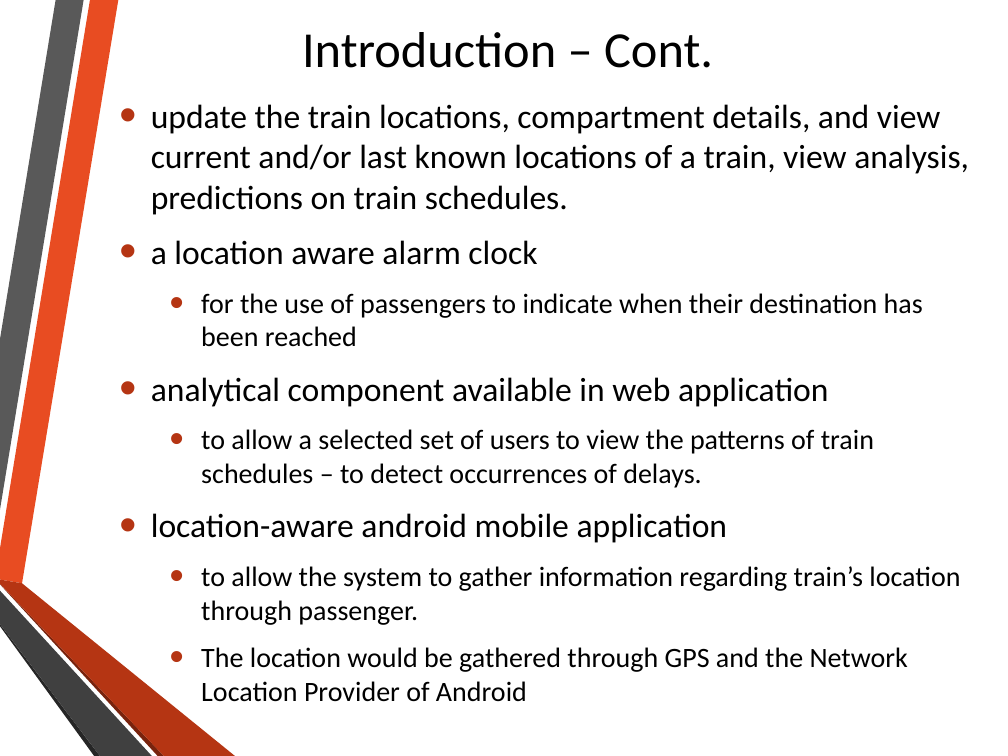
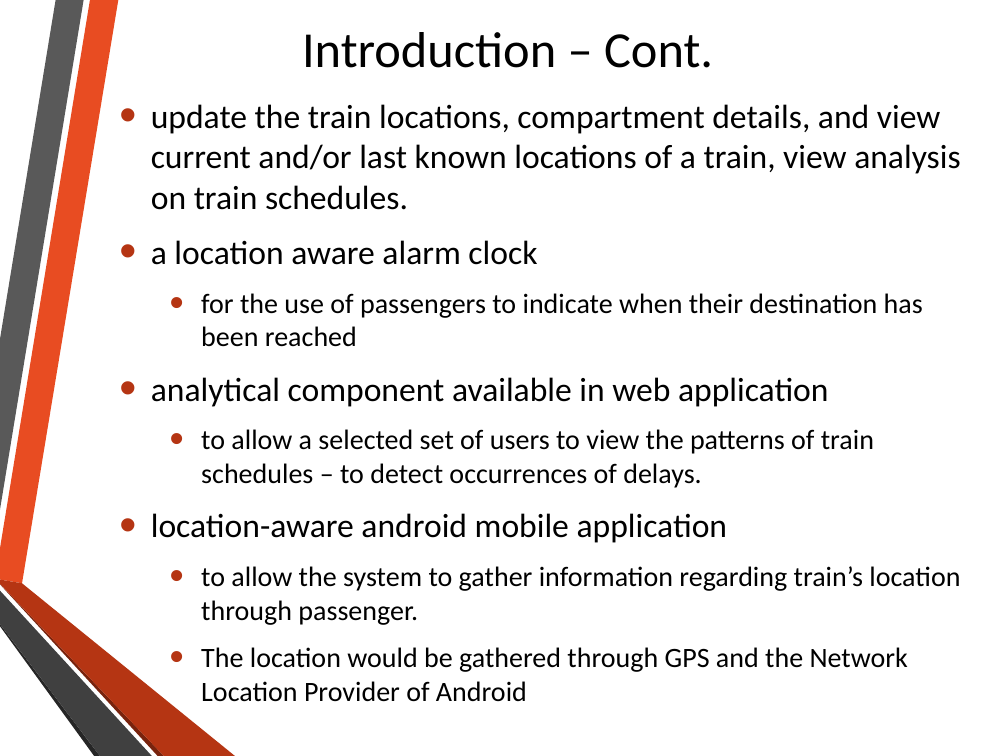
Before and after one commit to nadee158/cbtls, a slide deck: slide 4 of FinalSubmission/msc_final_presentation.pptx. Drawn at 1008x756 pixels with LibreOffice and Linux fonts; fonts in the diff are those of the drawing; background and template pictures are left out. Boxes give left, top, right and bottom in pixels: in the first picture for what was removed or moved away, otherwise in the second. Text is boxed around its words. In the diff, an @@ line names an element or a change of style, - is before the commit and + after.

```diff
--- a/FinalSubmission/msc_final_presentation.pptx
+++ b/FinalSubmission/msc_final_presentation.pptx
@@ text at <box>151,104,960,210</box>: text changed @@
-• update the train locations, compartment details, and view current and/or last known locations of a train, view analysis, predictions on train schedules.
+• update the train locations, compartment details, and view current and/or last known locations of a train, view analysis on train schedules.
```
Also in this commit, not shown: 6 other slides changed, 12 slides added, 3 slides removed.
